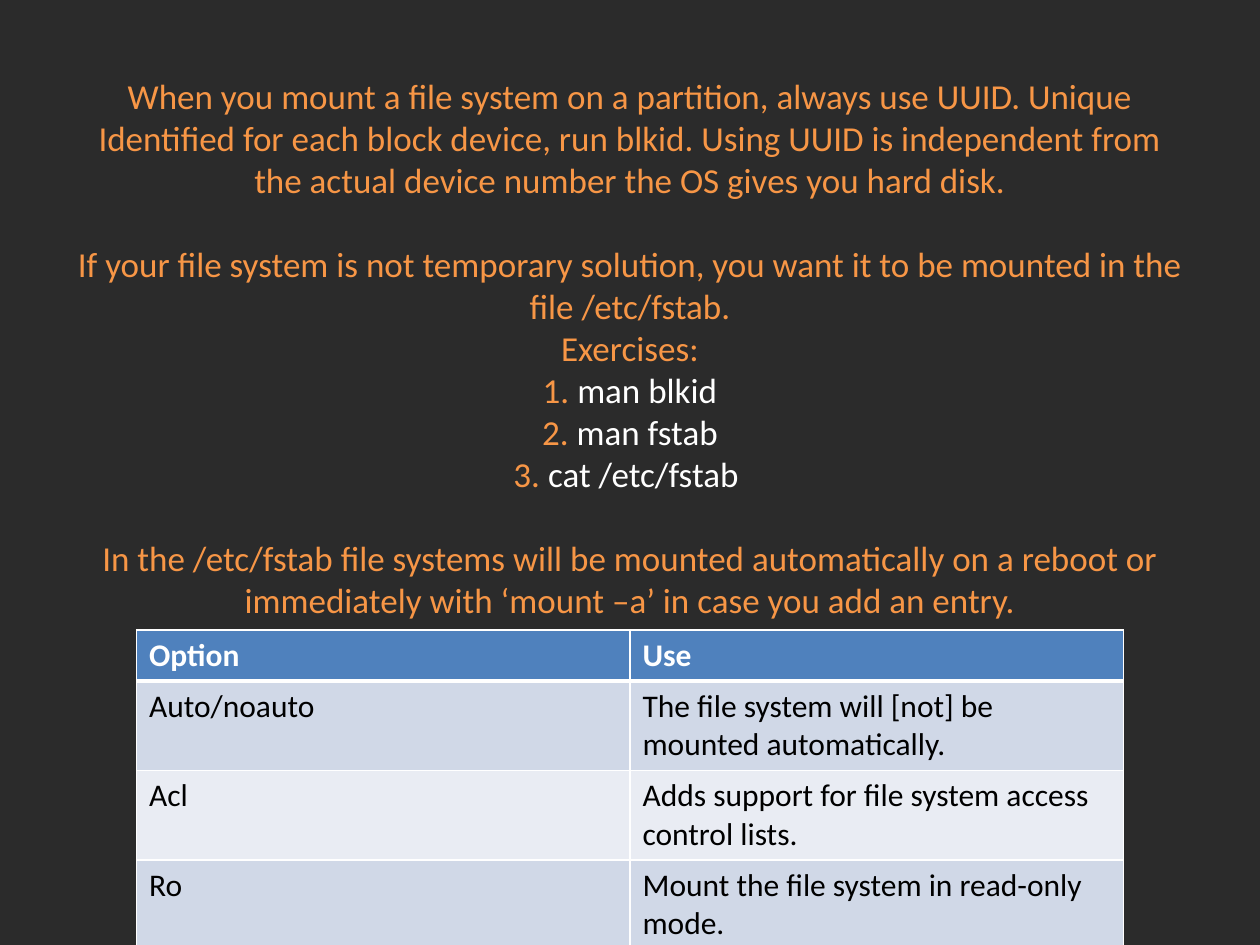
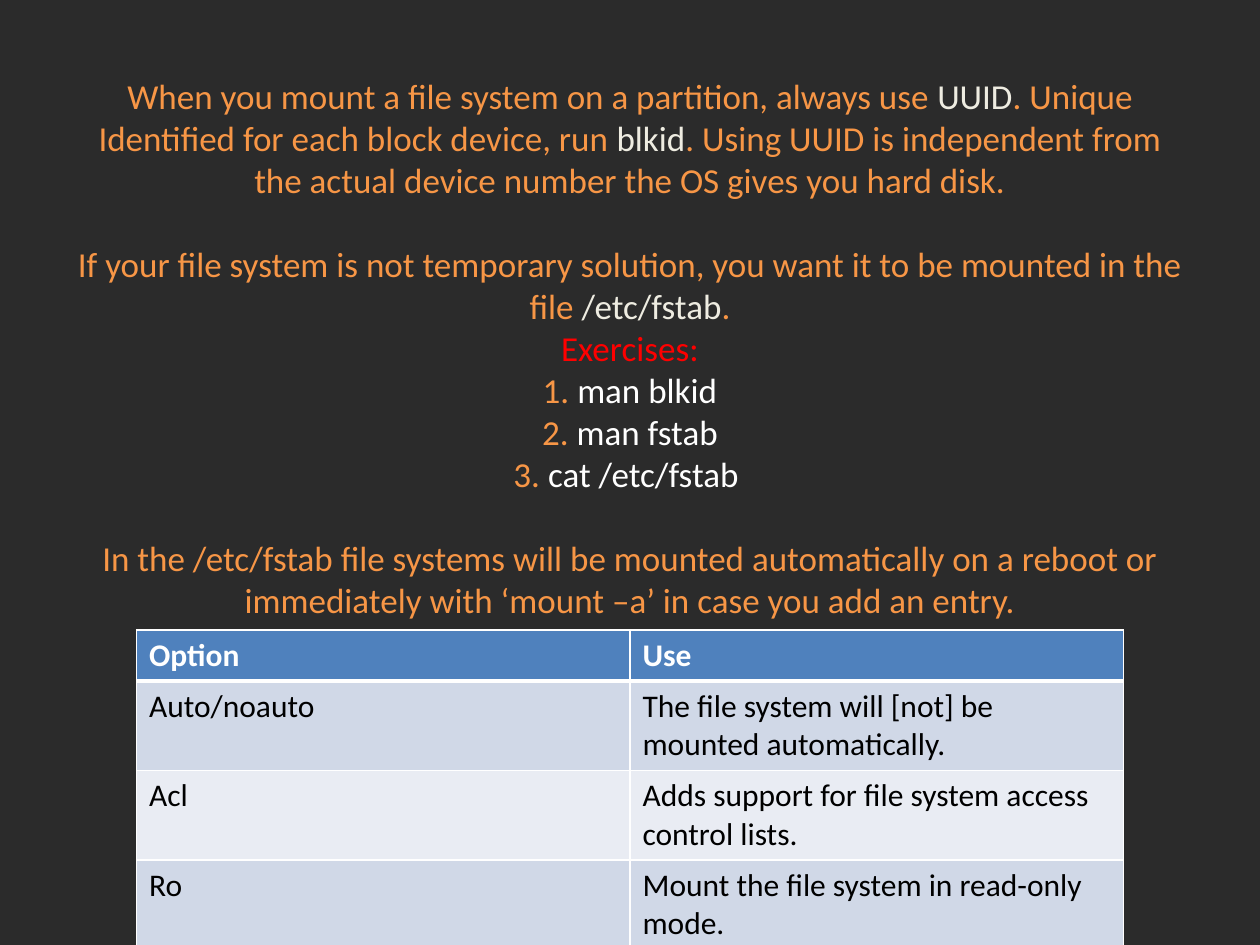
Before and after one commit to Academy-Soft-Intellect/Linux-Course, a slide deck: slide 7 of 08.Partitions_And_LVM_And_Filesystems/08-PartitionsLVMFileSystems.pptx. Drawn at 1260x945 pixels with LibreOffice and Linux fonts; fonts in the diff are those of the drawing; background and template pictures are left out; a plain dark background stands for a picture behind light text. Boxes give left, top, right and bottom in pixels: in the first picture for what was removed or moved away, otherwise in the second. Text is boxed around its words. In the diff, an @@ line names an element or a change of style, - is before the commit and + after.

```diff
--- a/08.Partitions_And_LVM_And_Filesystems/08-PartitionsLVMFileSystems.pptx
+++ b/08.Partitions_And_LVM_And_Filesystems/08-PartitionsLVMFileSystems.pptx
@@ title "When you mount a file ..." at bbox=[78, 84, 1181, 619]: text colour #F79646 to #EEECE1 in "UUID. blkid. /etc/fstab."; text colour #F79646 to #FF0000 in "Exercises:" @@
```
Also in this commit, not shown: 10 other slides changed, 1 other file.
